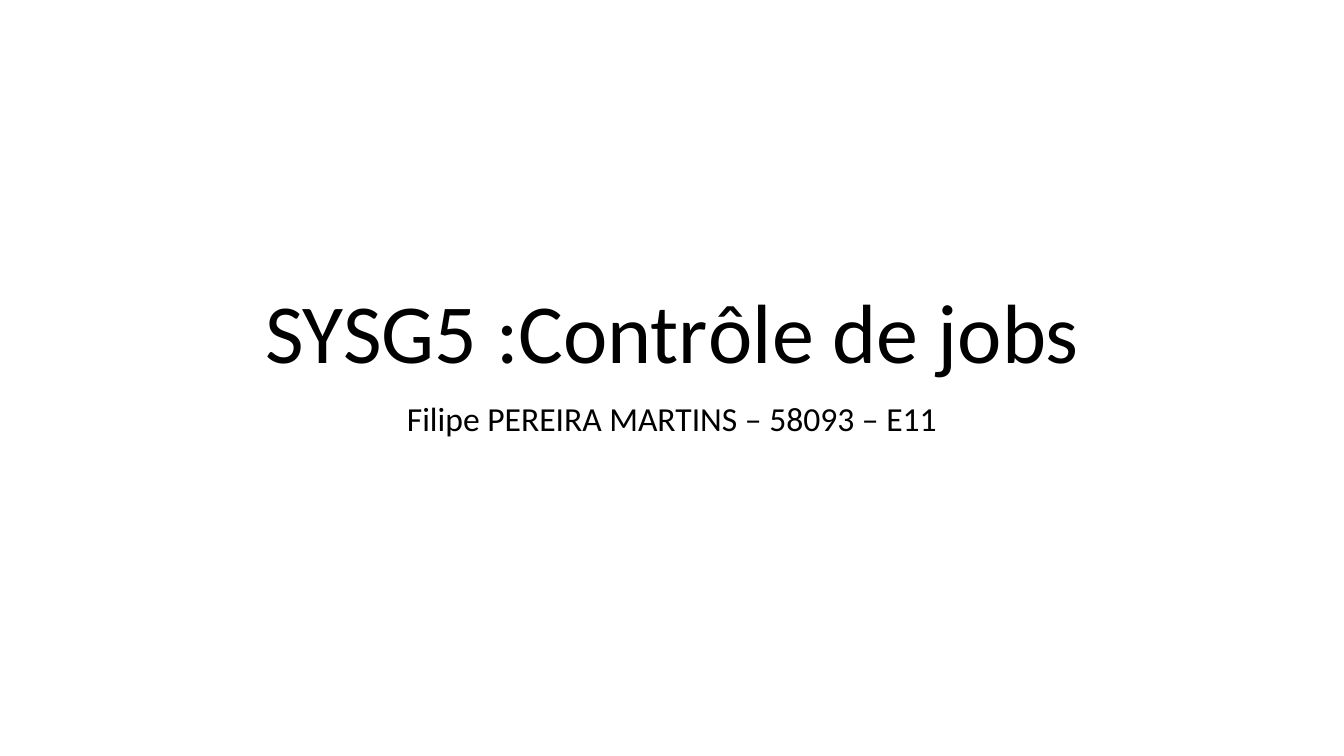
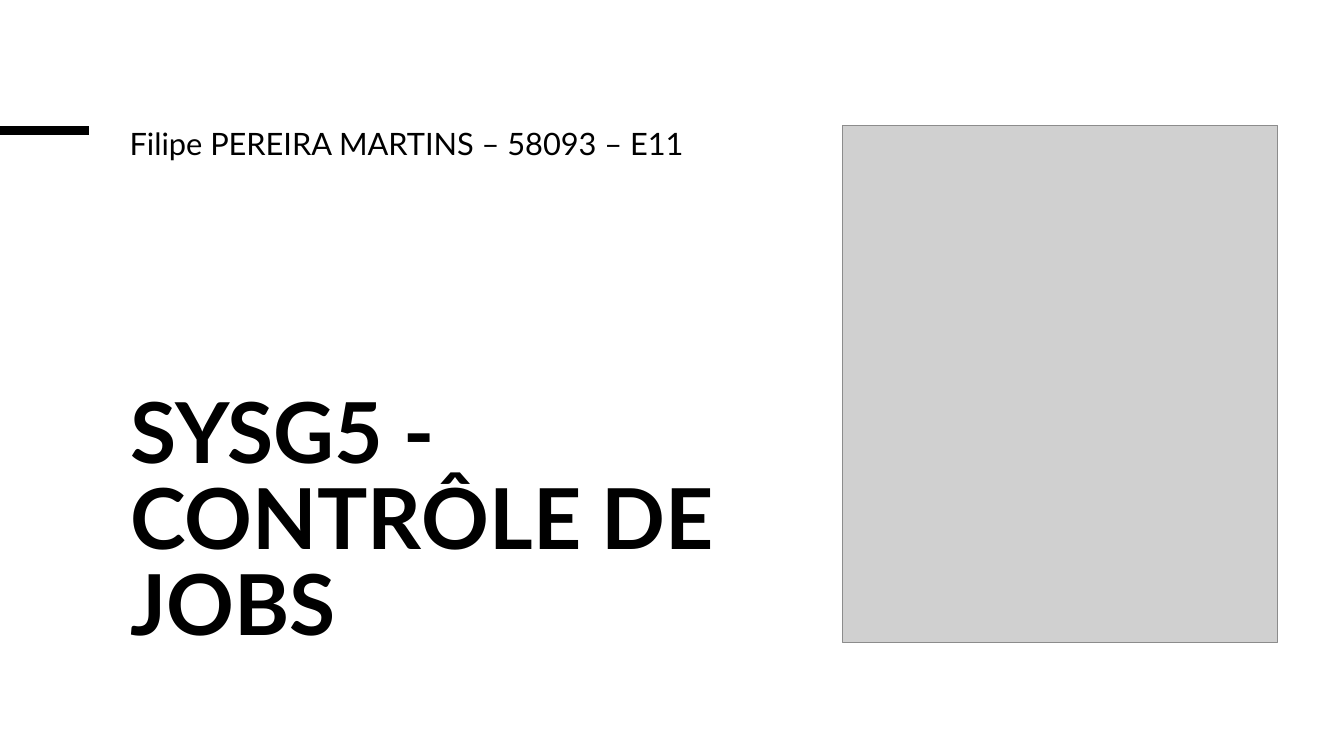
Before and after one commit to FilipeDevs/job_control_linux, a slide deck: slide 1 of Pereira_Martins_Filipe_Controle_De_Jobs.pptx. Drawn at 1344x756 pixels with LibreOffice and Linux fonts; fonts in the diff are those of the drawing; grey boxes stand for pictures; background and template pictures are left out. Boxes give left, top, right and bottom in pixels: in the first picture for what was removed or moved away, otherwise in the second. Text is boxed around its words. In the diff, an @@ line names an element or a change of style, - is before the commit and + after.

```diff
--- a/Pereira_Martins_Filipe_Controle_De_Jobs.pptx
+++ b/Pereira_Martins_Filipe_Controle_De_Jobs.pptx
@@ subtitle "Filipe PEREIRA MARTINS – 58093 ..." moved from (x1=407, y1=407, x2=936, y2=437) to (x1=130, y1=132, x2=683, y2=161) @@
@@ subtitle "Filipe PEREIRA MARTINS – 58093 ..." at (x1=130, y1=132, x2=683, y2=161): size 24 to 22 pt, font Calibri to Lato; alignment centre to left; line spacing 0.9 to 1.2 @@
@@ line added from (0, 131) to (89, 131), #000000 6.75 pt @@
@@ picture added at (x1=843, y1=125, x2=1278, y2=642) @@
@@ title at (x1=130, y1=401, x2=714, y2=636): text changed; font Calibri to Lato; bold on @@
-SYSG5 :Contrôle de jobs
+SYSG5 - CONTRÔLE DE JOBS
```
Also in this commit, not shown: 13 slides added.
